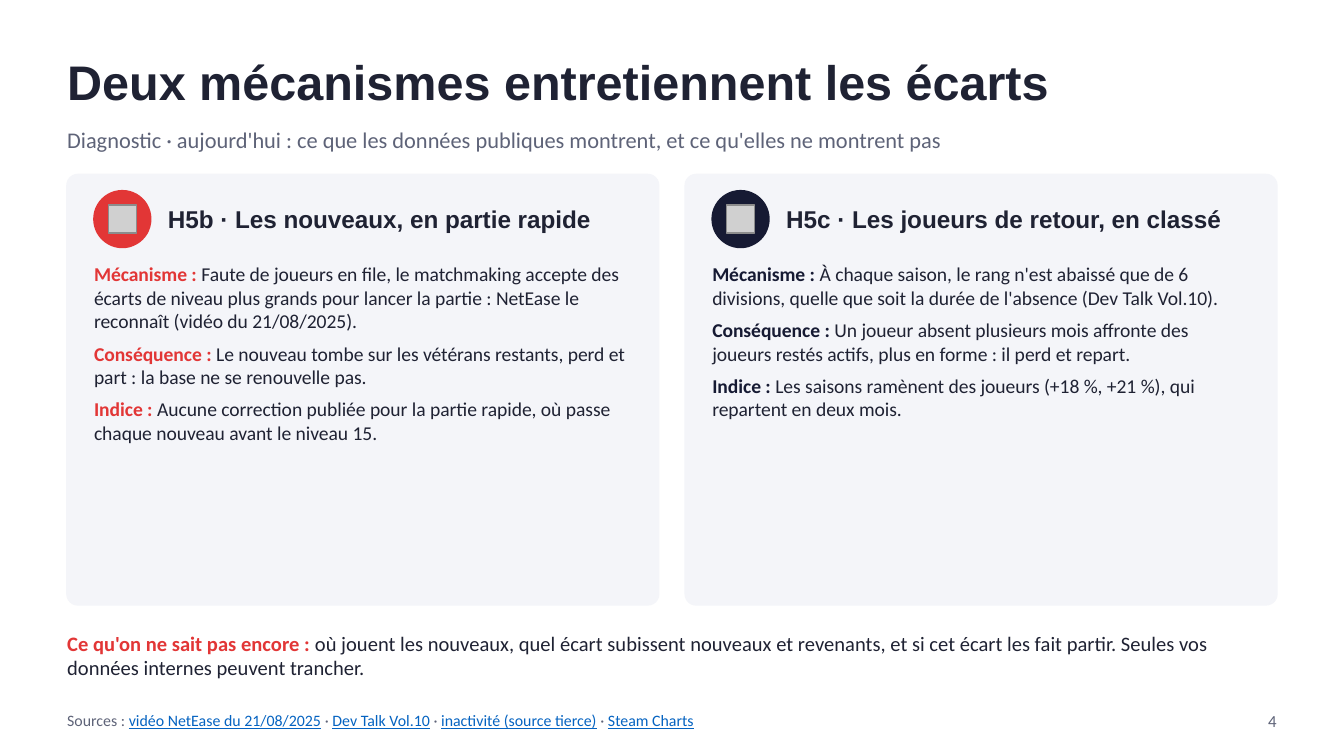
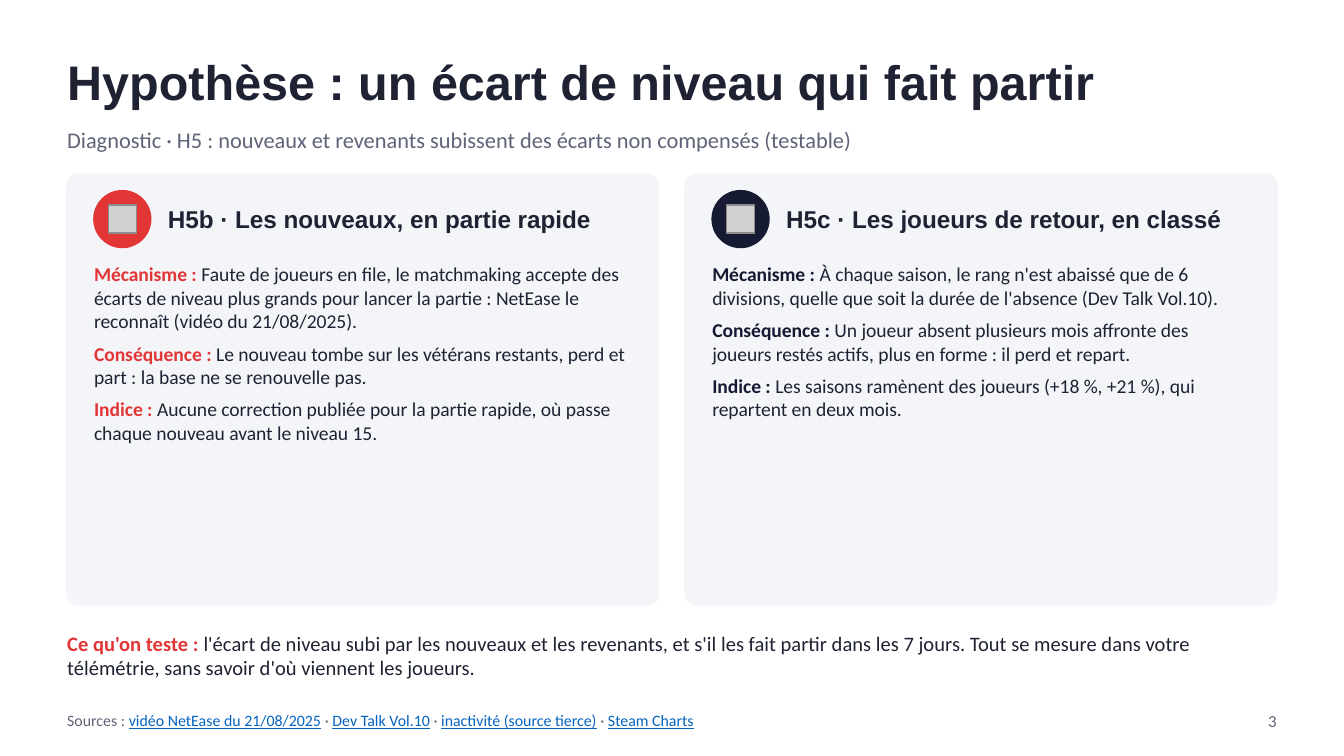
Before and after one commit to noeantoniov1-crypto/SOCIO, a slide deck: slide 3 of docs/presentation/pitch_marvel_rivals_netease.pptx (slide 4 before the commit). Drawn at 1344x756 pixels with LibreOffice and Linux fonts; fonts in the diff are those of the drawing; grey boxes stand for pictures. Boxes give left, top, right and bottom in pixels: in the first picture for what was removed or moved away, otherwise in the second. Text is boxed around its words. In the diff, an @@ line names an element or a change of style, - is before the commit and + after.

```diff
--- a/docs/presentation/pitch_marvel_rivals_netease.pptx
+++ b/docs/presentation/pitch_marvel_rivals_netease.pptx
@@ text at (67,64,1094,109): text changed @@
-Deux mécanismes entretiennent les écarts
+Hypothèse : un écart de niveau qui fait partir
@@ text at (67,132,850,152): text changed @@
-Diagnostic · aujourd'hui : ce que les données publiques montrent, et ce qu'elles ne montrent pas
+Diagnostic · H5 : nouveaux et revenants subissent des écarts non compensés (testable)
@@ text at (67,636,1190,679): text changed @@
-Ce qu'on ne sait pas encore : où jouent les nouveaux, quel écart subissent nouveaux et revenants, et si cet écart les fait partir. Seules vos données internes peuvent trancher.
+Ce qu'on teste : l'écart de niveau subi par les nouveaux et les revenants, et s'il les fait partir dans les 7 jours. Tout se mesure dans votre télémétrie, sans savoir d'où viennent les joueurs.
@@ text at (1268,716,1277,727): text changed @@
-4
+3
```
Also in this commit, not shown: 2 other slides changed, 2 other files.
